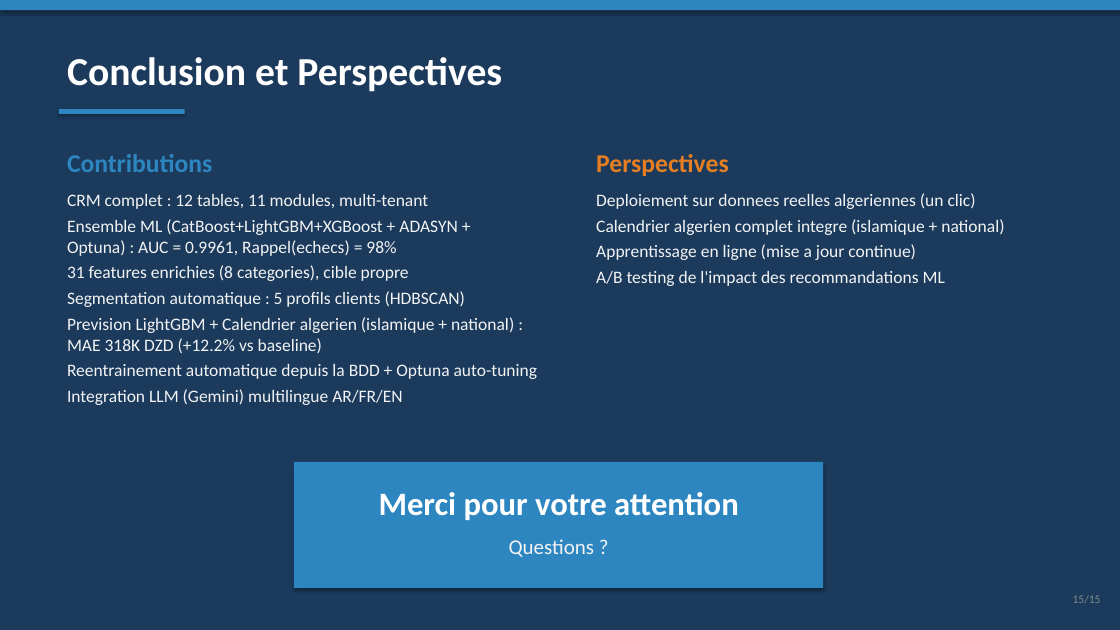
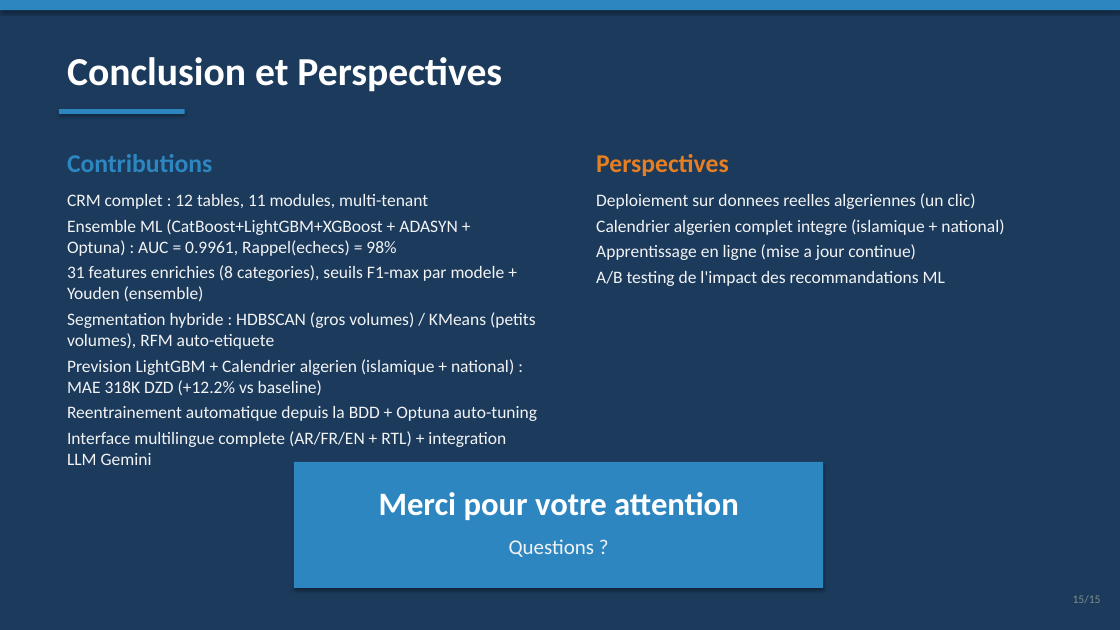
Before and after one commit to amine-dubs/COD-CRM, a slide deck: slide 15 of docs/presentation.pptx. Drawn at 1120x630 pixels with LibreOffice and Linux fonts; fonts in the diff are those of the drawing. Boxes give left, top, right and bottom in pixels: in the first picture for what was removed or moved away, otherwise in the second. Text is boxed around its words. In the diff, an @@ line names an element or a change of style, - is before the commit and + after.

```diff
--- a/docs/presentation.pptx
+++ b/docs/presentation.pptx
@@ text at <box>67,265,536,349</box>: text changed @@
-31 features enrichies (8 categories), cible propre
-Segmentation automatique : 5 profils clients (HDBSCAN)
+31 features enrichies (8 categories), seuils F1-max par modele + Youden (ensemble)
+Segmentation hybride : HDBSCAN (gros volumes) / KMeans (petits volumes), RFM auto-etiquete
@@ text at <box>67,431,506,465</box>: text changed @@
-Integration LLM (Gemini) multilingue AR/FR/EN
+Interface multilingue complete (AR/FR/EN + RTL) + integration LLM Gemini
```
Also in this commit, not shown: 3 other slides changed, 36 other files.
